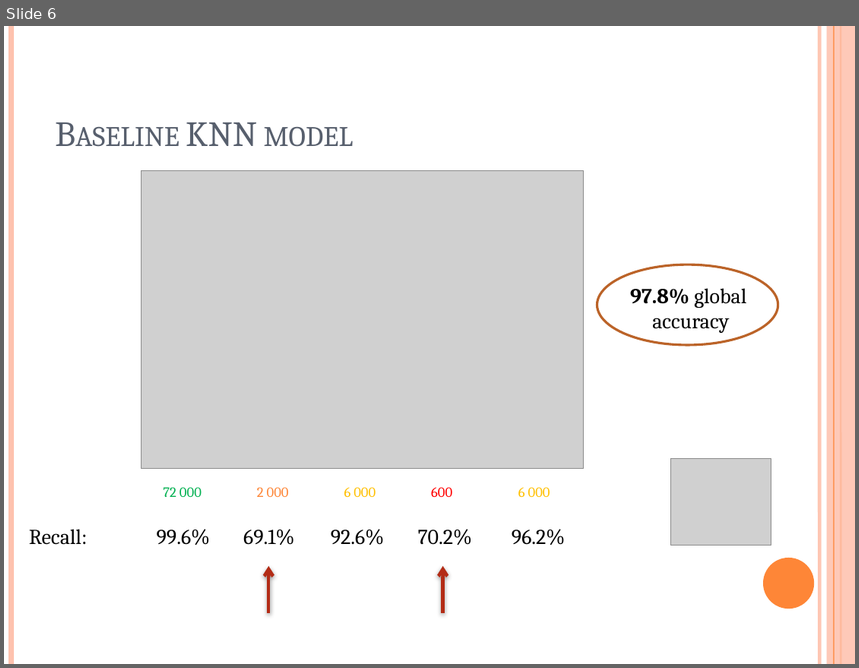
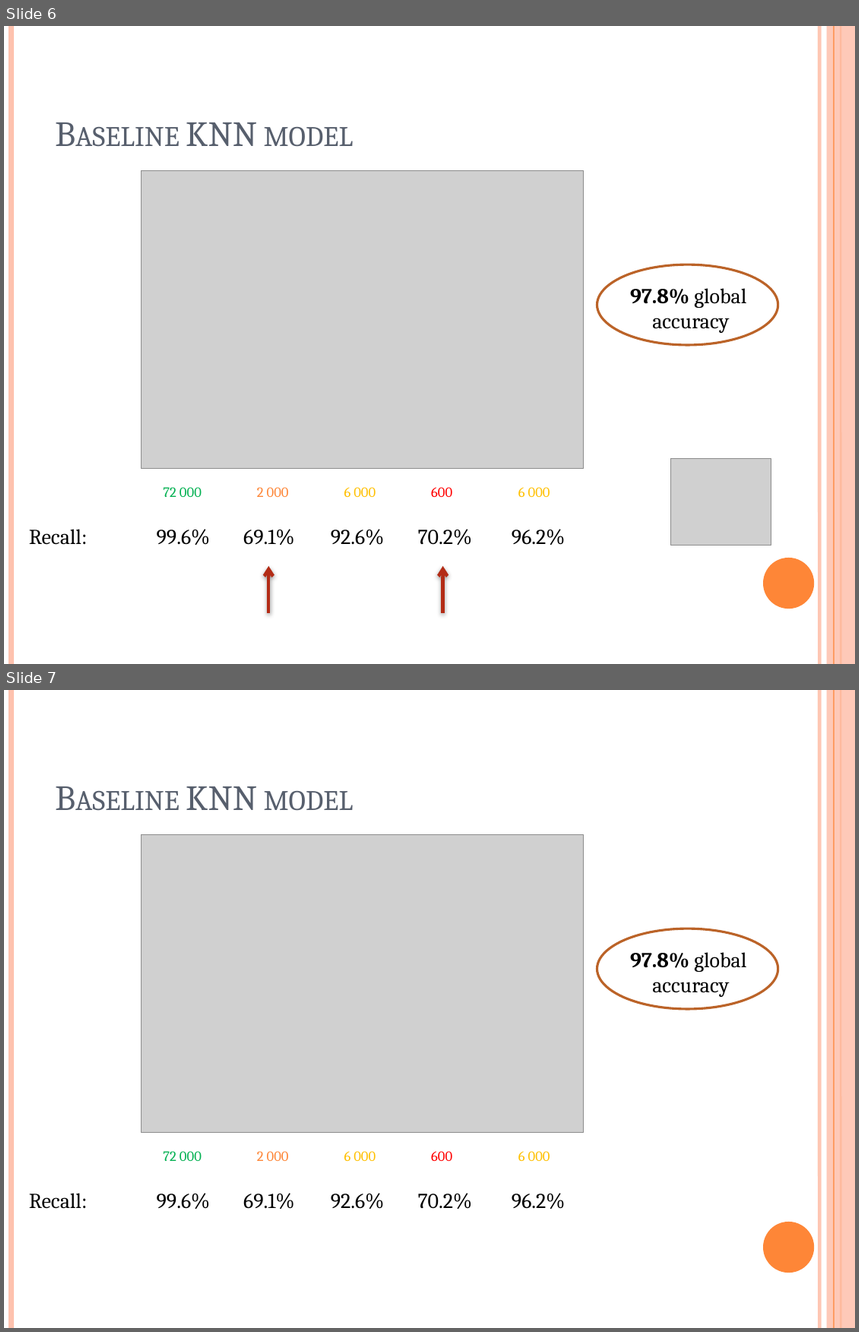
Before and after one commit to EmilieTrouillard/AdvCDA_case1, a slide deck: ECG_presentation3.pptx. Shown one above the other, each under a label of ours: slide 6 before the commit, slides 6 and 7 after it. The pictures are 859x668 and 859x1332 pixels, drawn with LibreOffice and Linux fonts; fonts in the diff are those of the drawing; grey boxes stand for pictures. Boxes give left, top, right and bottom in pixels: in the first picture for what was removed or moved away, otherwise in the second. Text is boxed around its words. In the diff, an @@ line names an element or a change of style, - is before the commit and + after.

```diff
--- a/ECG_presentation3.pptx
+++ b/ECG_presentation3.pptx
@@ slide 7 added at <box>4,690,855,1328</box>, background #FFFFFF; not listed: 6 template elements that a slide beside it also shows @@
@@ title added at <box>186,787,354,811</box>, 30 pt, text #575F6D, small capitals @@
+Baseline KNN model
@@ picture added at <box>141,834,584,1132</box> @@
@@ ellipse added at <box>598,929,778,1009</box>, outline #BC6329 2 pt @@
@@ text added at <box>630,952,747,997</box>, 18 pt, text #000000 @@
+97.8% global
+accuracy
@@ text added at <box>163,1151,202,1161</box>, 12 pt, text #00B050 @@
+72 000
@@ text added at <box>257,1151,289,1161</box>, 12 pt, text #FE8637 @@
+2 000
@@ text added at <box>344,1151,376,1161</box>, 12 pt, text #FFC000 @@
+6 000
@@ text added at <box>431,1151,452,1161</box>, 12 pt, text #FF0000 @@
+600
@@ text added at <box>519,1151,550,1161</box>, 12 pt, text #FFC000 @@
+6 000
@@ text added at <box>29,1193,87,1209</box>, 18 pt, text #000000 @@
+Recall:
@@ text added at <box>157,1193,211,1209</box>, 18 pt, text #000000 @@
+99.6%
@@ text added at <box>243,1193,294,1209</box>, 18 pt, text #000000 @@
+69.1%
@@ text added at <box>331,1193,384,1209</box>, 18 pt, text #000000 @@
+92.6%
@@ text added at <box>418,1193,473,1209</box>, 18 pt, text #000000 @@
+70.2%
@@ text added at <box>512,1193,565,1209</box>, 18 pt, text #000000 @@
+96.2%
```
Also in this commit, not shown: 1 slide changed, 3 other slides added, 1 slide removed, 3 other files.
